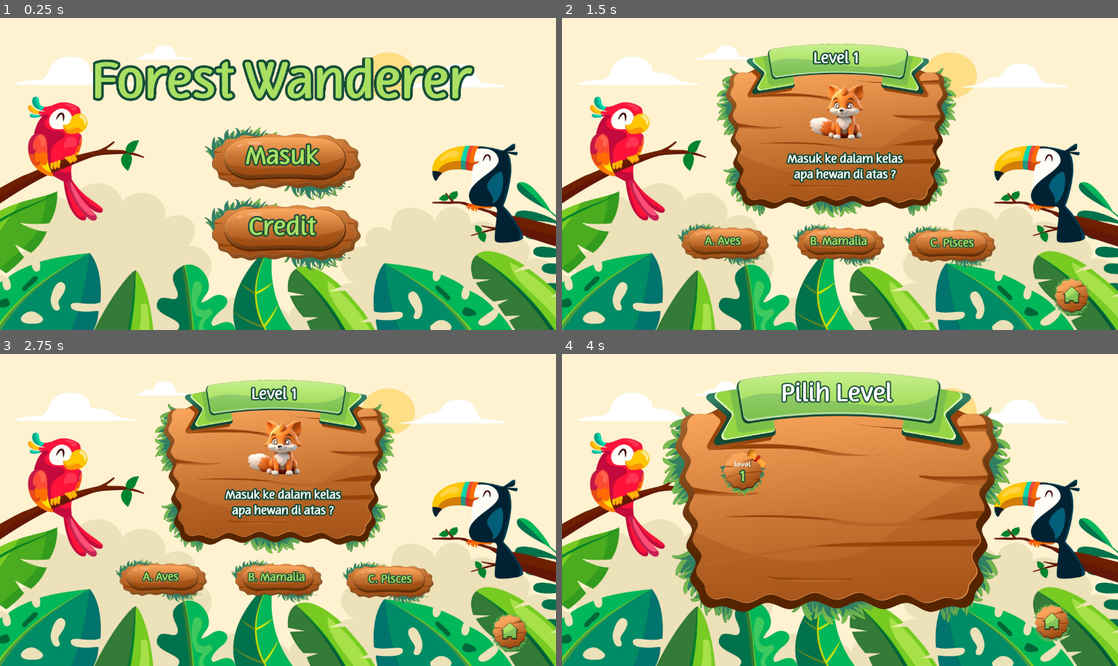
Above: before the commit, frames 1-4 (two rows, left to right).
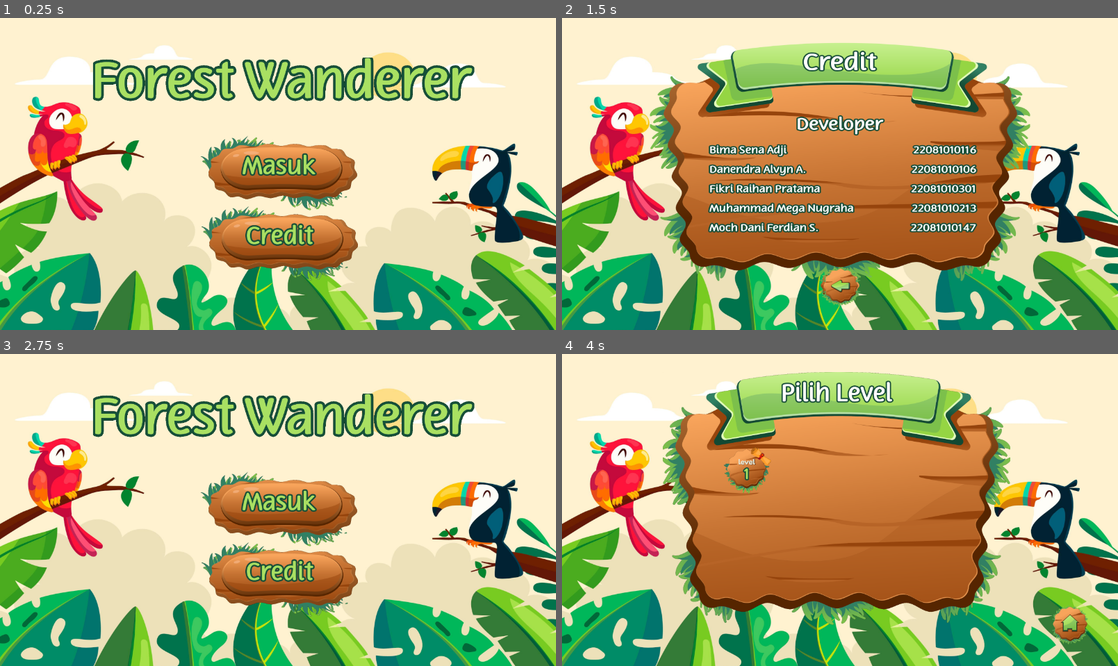
Above: after the commit, the same moments.

Repository: x1nx3r/Godot-Tutorial
Game: Godot game, scene res://titleScene.tscn
Same seed, same stepped clock (60 frames per second), same inputs: the game is played once before the commit and once after it.
Inputs (mouse positions are in pixels of both pictures, inside the frame that each line leads up to):
- Up to frame 1 (0.25 s): no input
- Up to frame 2 (1.5 s): click (840, 174) at 0.52 s; click (745, 136) at 1.27 s
- Up to frame 3 (2.75 s): click (278, 622) at 2.02 s
- Up to frame 4 (4 s): click (1073, 631) at 2.77 s; click (845, 569) at 3.52 s

The runs differ from the first frame. In frame 1, 8.5% of the frame differs, in the area x 36-65%, y 34-85%; in frame 2, 35%, in the area x 15-95%, y 8-96%; in frame 3, 28%; in frame 4, 1.5%.
Error before the commit: Cannot call method 'change_scene_to_file' on a null value. (res://titleScene.gd:10)

Commit message:
updating assets

Diff:
--- a/main_scene.tscn
+++ b/main_scene.tscn
@@ -18,21 +18,18 @@
 position = Vector2(632, 334)
 texture = ExtResource("4_lrtuj")
 
-[node name="level1Button" type="Button" parent="."]
-offset_left = 360.0
-offset_top = 213.0
-offset_right = 478.0
-offset_bottom = 332.0
-icon = ExtResource("5_rfwtb")
-flat = true
+[node name="buttonHome" type="TextureButton" parent="."]
+offset_left = 1128.0
+offset_top = 580.0
+offset_right = 1211.0
+offset_bottom = 670.0
+texture_normal = ExtResource("6_8b1gf")
 
-[node name="homeButton" type="Button" parent="."]
-offset_left = 1082.0
-offset_top = 552.0
-offset_right = 1210.0
-offset_bottom = 690.0
-icon = ExtResource("6_8b1gf")
-flat = true
+[node name="level1Button" type="TextureButton" parent="."]
+offset_left = 373.0
+offset_top = 212.0
+offset_right = 483.0
+offset_bottom = 323.0
+texture_normal = ExtResource("5_rfwtb")
 
-[connection signal="pressed" from="level1Button" to="." method="_on_level1Button_pressed"]
-[connection signal="pressed" from="homeButton" to="." method="_on_homeButton_pressed"]
+[connection signal="pressed" from="buttonHome" to="." method="_on_homeButton_pressed"]
--- a/titleScene.tscn
+++ b/titleScene.tscn
@@ -1,9 +1,8 @@
-[gd_scene load_steps=7 format=3 uid="uid://d1ab0up5ulicw"]
+[gd_scene load_steps=6 format=3 uid="uid://d1ab0up5ulicw"]
 
 [ext_resource type="Script" path="res://titleScene.gd" id="1_ty451"]
 [ext_resource type="Texture2D" uid="uid://cfw1loq3vbj78" path="res://sprites/welcome_page/bg.png" id="2_cwa20"]
 [ext_resource type="Texture2D" uid="uid://bo2ssx0nwp1i6" path="res://sprites/title.png" id="4_o2i2y"]
-[ext_resource type="FontFile" uid="uid://bikwn0rllrfvc" path="res://font/Jersey10-Regular.ttf" id="5_b5rc4"]
 [ext_resource type="Texture2D" uid="uid://wrvcb3hcp7jb" path="res://sprites/welcome_page/masukButton.png" id="6_dvlqt"]
 [ext_resource type="Texture2D" uid="uid://d243vmxvtluk" path="res://sprites/welcome_page/creditButton.png" id="7_y0lsg"]
 
@@ -31,30 +30,21 @@
 scale = Vector2(0.565791, 0.56232)
 texture = ExtResource("4_o2i2y")
 
-[node name="buttonPlay" type="Button" parent="."]
+[node name="creditButton" type="TextureButton" parent="."]
 layout_mode = 0
-offset_left = 466.0
-offset_top = 246.0
-offset_right = 834.0
-offset_bottom = 425.0
-theme_override_colors/font_color = Color(0.662745, 0.878431, 0.384314, 1)
-theme_override_fonts/font = ExtResource("5_b5rc4")
-theme_override_font_sizes/font_size = 72
-icon = ExtResource("6_dvlqt")
-flat = true
+offset_left = 462.0
+offset_top = 273.0
+offset_right = 822.0
+offset_bottom = 444.0
+texture_normal = ExtResource("6_dvlqt")
 
-[node name="buttonCredit" type="Button" parent="."]
+[node name="playButton2" type="TextureButton" parent="."]
 layout_mode = 0
-offset_left = 466.0
-offset_top = 410.0
-offset_right = 834.0
-offset_bottom = 589.0
-theme_override_colors/font_color = Color(0.662745, 0.878431, 0.384314, 1)
-theme_override_fonts/font = ExtResource("5_b5rc4")
-theme_override_font_sizes/font_size = 72
-icon = ExtResource("7_y0lsg")
-flat = true
+offset_left = 464.0
+offset_top = 435.0
+offset_right = 824.0
+offset_bottom = 606.0
+texture_normal = ExtResource("7_y0lsg")
 
-[connection signal="pressed" from="buttonPlay" to="." method="_on_button_play_pressed"]
-[connection signal="pressed" from="buttonCredit" to="." method="_on_button_play_pressed"]
-[connection signal="pressed" from="buttonCredit" to="." method="_on_button_credits_pressed"]
+[connection signal="pressed" from="creditButton" to="." method="_on_button_credits_pressed"]
+[connection signal="pressed" from="playButton2" to="." method="_on_button_play_pressed"]
Binary file added: icon.png
Not shown, added: icon.png.import
Binary file added: sprites/lvl1/Group 39.png
Not shown, added: sprites/lvl1/Group 39.png.import
Binary file added: sprites/lvl1/Group 9.png
Not shown, added: sprites/lvl1/Group 9.png.import
Binary file added: sprites/lvl1/Property 1=Defakjult.png
Not shown, added: sprites/lvl1/Property 1=Defakjult.png.import
Binary file added: sprites/lvl1/Property 1=Default.png
Not shown, added: sprites/lvl1/Property 1=Default.png.import
Binary file added: sprites/lvl1/Property 1=Variahiilkjnt2.png
Not shown, added: sprites/lvl1/Property 1=Variahiilkjnt2.png.import
(and 142 more such lines)
